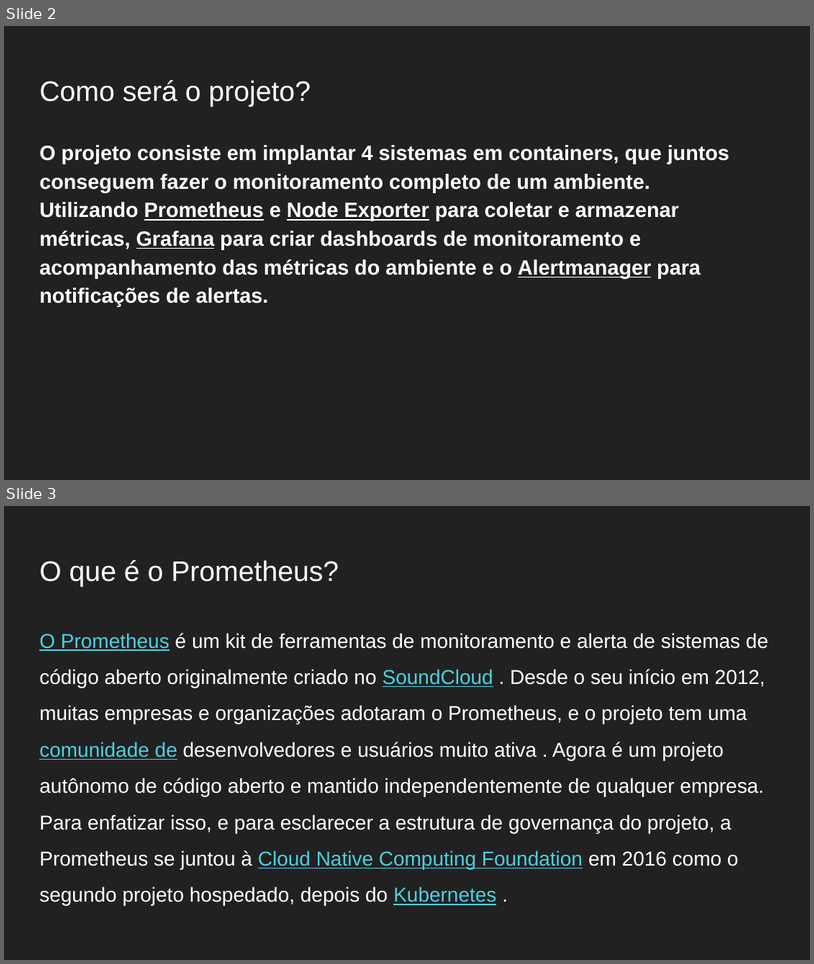
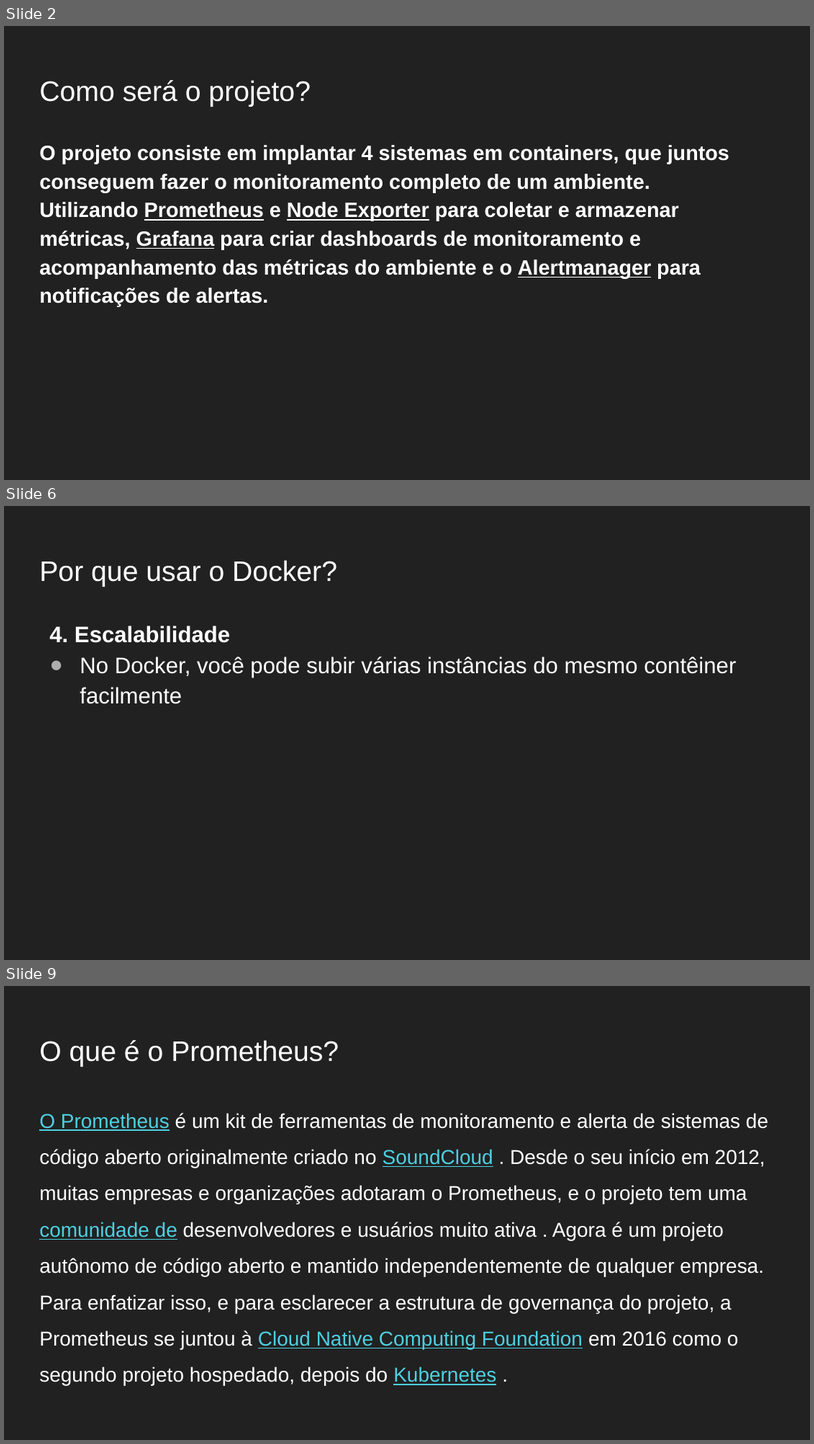
Before and after one commit to Gabrielgsn30/seminarios-docker-monitoramento, a slide deck: DIA03/Práticas DevOps com Docker e Monitoramento do Ambiente Dia 03 Projeto Monitoramento.pptx. Shown one above the other, each under a label of ours: slides 2 and 3 before the commit, slides 2, 6 and 9 after it; the slides between them are not shown. The pictures are 814x964 and 814x1444 pixels, drawn with LibreOffice and Linux fonts; fonts in the diff are those of the drawing. Boxes give left, top, right and bottom in pixels: in the first picture for what was removed or moved away, otherwise in the second. Text is boxed around its words. In the diff, an @@ line names an element or a change of style, - is before the commit and + after.

```diff
--- a/DIA03/Práticas DevOps com Docker e Monitoramento do Ambiente Dia 03 Projeto Monitoramento.pptx
+++ b/DIA03/Práticas DevOps com Docker e Monitoramento do Ambiente Dia 03 Projeto Monitoramento.pptx
@@ slide 6 added at [4,506,810,960], background #212121 @@
@@ title added at [39,560,337,587], 25.2 pt, text #FFFFFF @@
+Por que usar o Docker?
@@ text added at [49,626,736,704], 20 pt, text #FFFFFF @@
+4. Escalabilidade
+● No Docker, você pode subir várias instâncias do mesmo contêiner facilmente
@@ what was slide 3 is now slide 9 @@
```
Also in this commit, not shown: 3 slides changed, 5 other slides added, 4 other files.
